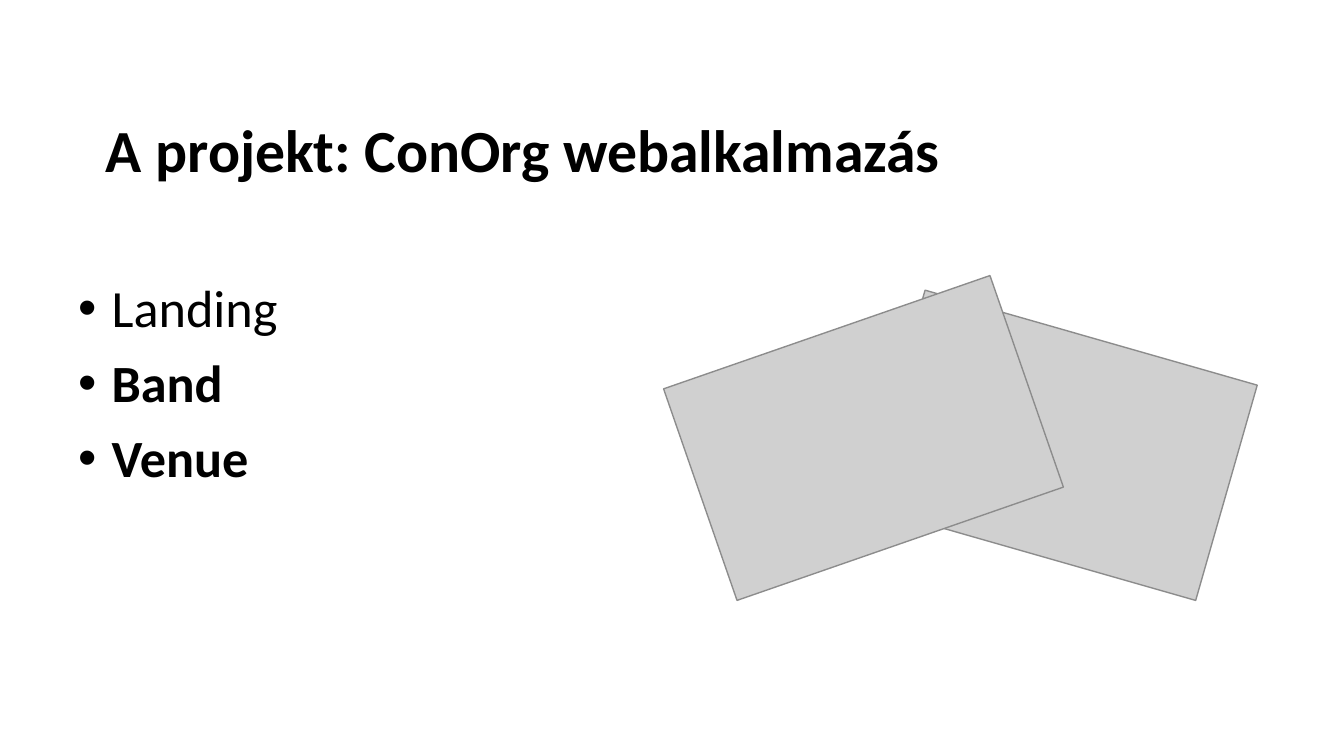
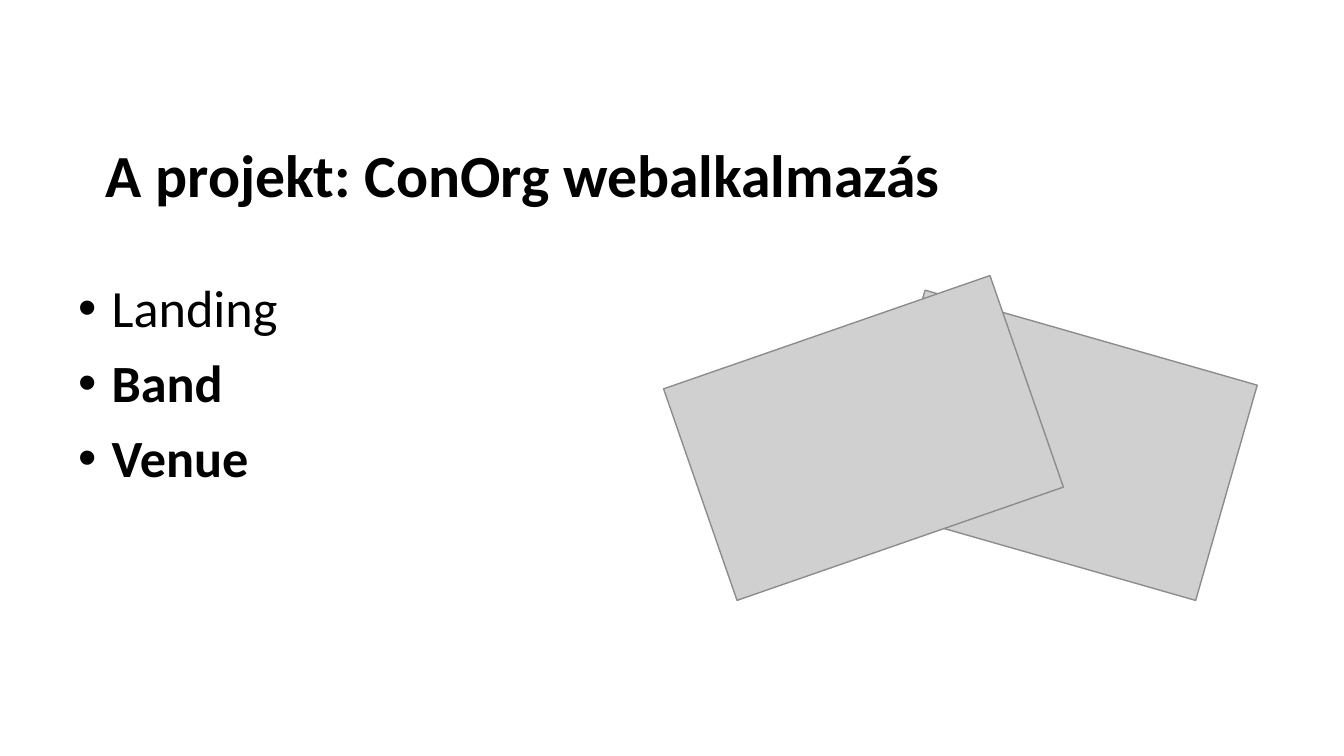
Before and after one commit to schonherz-java-ee-2016-summer/project, a slide deck: slide 3 of presentations/landing/Balogh_Istvan/Balogh_Istvan_prezentacio.pptx. Drawn at 1344x756 pixels with LibreOffice and Linux fonts; fonts in the diff are those of the drawing; grey boxes stand for pictures; background and template pictures are left out. Boxes give left, top, right and bottom in pixels: in the first picture for what was removed or moved away, otherwise in the second. Text is boxed around its words. In the diff, an @@ line names an element or a change of style, - is before the commit and + after.

```diff
--- a/presentations/landing/Balogh_Istvan/Balogh_Istvan_prezentacio.pptx
+++ b/presentations/landing/Balogh_Istvan/Balogh_Istvan_prezentacio.pptx
@@ title "A projekt: ConOrg webalkalmazás": place and size @@
-title "A projekt: ConOrg webalkalmazás" at bbox=[106, 130, 940, 182]
+title "A projekt: ConOrg webalkalmazás" at bbox=[106, 155, 940, 207]
```
Also in this commit, not shown: 7 other slides changed.
